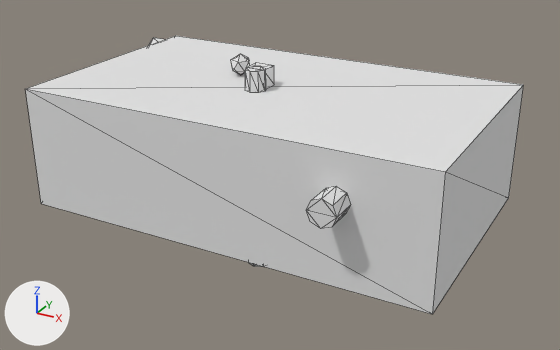
What one commit did to the glTF model public/Objects/object05_medium.glb.
Both versions are drawn from a 50 mm camera at (2.88, -5.17, 2.33) aimed at (0.07, -0.08, -0.22). Arrows for +X, +Y and +Z are at lower left; the lights stay in place. The first picture is the older version. Mesh edges are drawn as thin lines. Vertices at exactly the same position are counted once.

Names of what the first picture shows: 'object05_medium'.
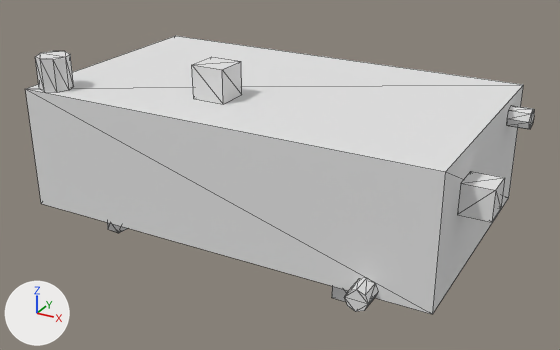
What the commit changed:
me_cube_051 is used by ob_object05_medium; location (0.0, 0.0, 0.0).
me_cube_051 had 140 vertices, 236 faces and spanned x -1.96..1.7, y -1.21..1.17, z -0.77..0.68.
me_cube_051 now has 100 vertices, 164 faces and spans x -1.7..1.92, y -1.17..1.0, z -0.75..0.76.
me_cube_051 part 1: a new loose piece, an 8-sided cylinder along z spanning x -1.63..-1.37, y -1.0..-0.73, z 0.5..0.76, in mat_mat_object05_medium (white #e5e5e5).
me_cube_051 part 2: the loose piece of 8 vertices spanning x -0.2..-0.04, y -0.12..0.04, z 0.5..0.66 is turned 90 degrees about the y axis through its middle and scaled by 1.4, then moved by (1.94, -0.48, -0.41).
me_cube_051 part 3: a new loose piece, an icosphere of 20 faces spanning x -1.14..-0.97, y -0.9..-0.72, z -0.7..-0.5, in mat_mat_object05_medium (white #e5e5e5).
me_cube_051 part 4: a new loose piece, an 8-sided cylinder along y spanning x 1.15..1.32, y -1.17..-1.0, z -0.53..-0.36, in mat_mat_object05_medium (white #e5e5e5).
me_cube_051 part 5: the loose piece of 8 vertices spanning x 0.2..0.4, y 0.05..0.24, z -0.69..-0.5 is moved by (0.72, -0.92, 0.01).
me_cube_051 part 6: a new loose piece, a box spanning x -0.4..-0.13, y -0.58..-0.31, z 0.5..0.76, in mat_mat_object05_medium (white #e5e5e5).
me_cube_051 part 7: the loose piece of 16 vertices spanning x -0.19..-0.02, y -0.23..-0.07, z 0.5..0.67 is turned 90 degrees about the y axis through its middle and scaled by 0.993, then moved by (1.89, 0.77, -0.23).
me_cube_051 part 8: 7 loose pieces with 100 vertices, spanning x -1.96..1.1, y -1.21..1.17, z -0.77..0.68, are deleted.
Other edits to the shape of me_cube_051 do not show in these pictures.

Pixel boxes [x1, y1, x2, y2] of what changed, in the pictures (560 x 350 px; the box of a moved part takes in the faces that stretch with it):
'object05_medium', reshaped: before [26, 36, 524, 314]; after [26, 36, 535, 314]
part 1 of me_cube_051, added: after [35, 51, 74, 93]
part 2 of me_cube_051, moved or reshaped: before [248, 62, 274, 89]; after [457, 171, 504, 222]
part 3 of me_cube_051, added: after [107, 222, 128, 233]
part 4 of me_cube_051, added: after [345, 278, 378, 312]
part 5 of me_cube_051, moved or reshaped (not visible before): after [332, 286, 348, 302]
part 6 of me_cube_051, added: after [192, 57, 242, 104]
part 7 of me_cube_051, moved or reshaped: before [245, 66, 266, 93]; after [507, 105, 535, 129]
part 8 of me_cube_051, deleted: before [149, 38, 351, 267]
